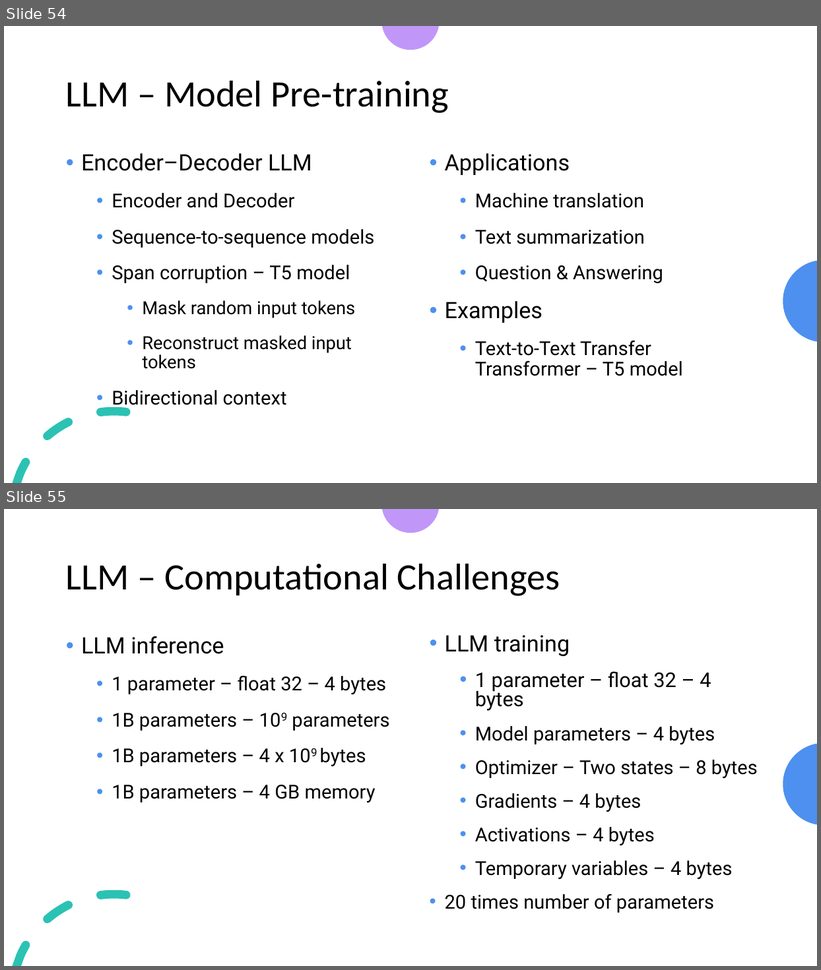
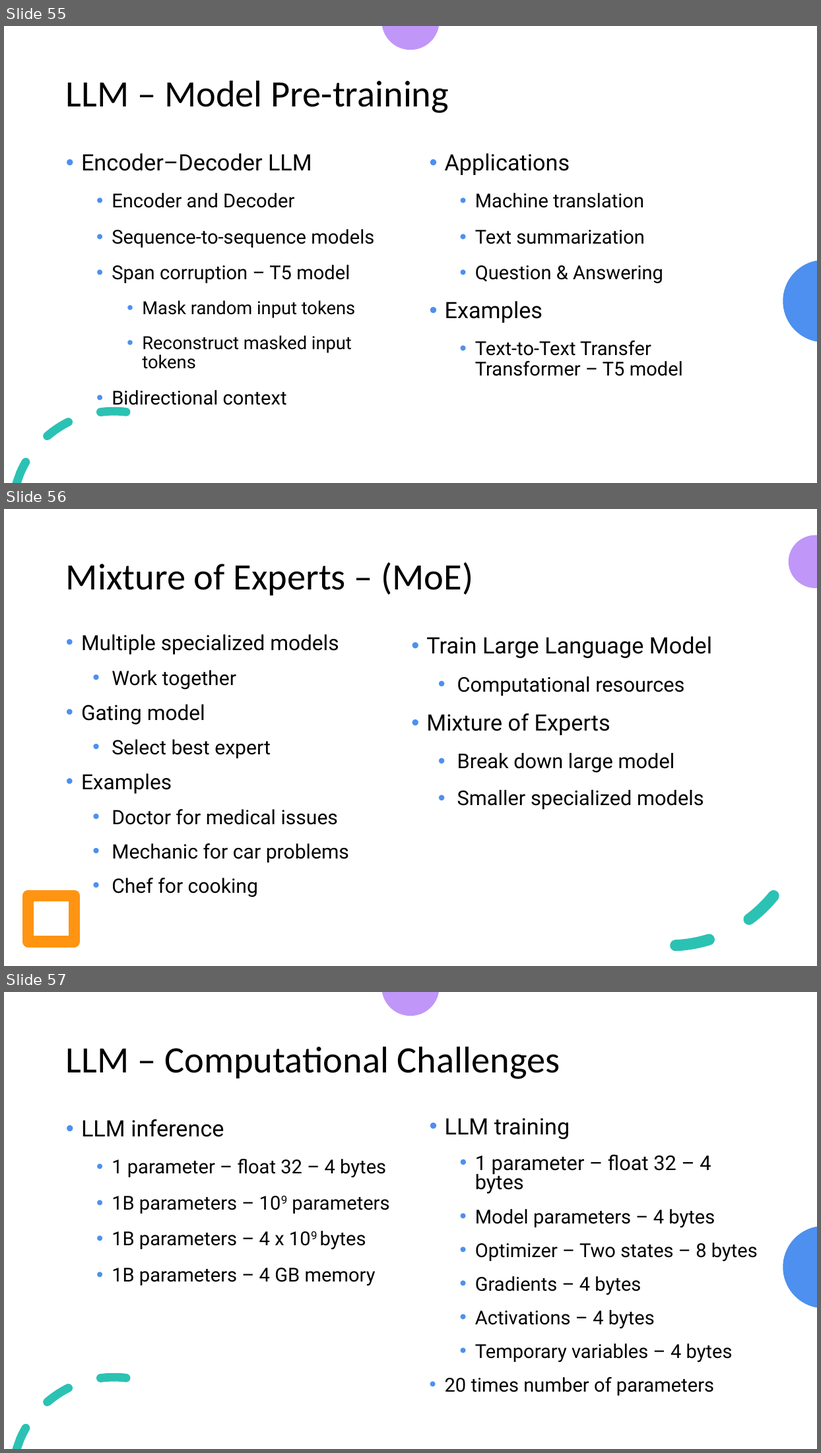
Before and after one commit to look4pritam/LargeLanguageModels, a slide deck: Presentations/IUAC-2024/Introduction_to_Large_Language_Models-From_Foundation_to_Real_World_Applications.pptx. Shown one above the other, each under a label of ours: slides 54 and 55 before the commit, slides 55, 56 and 57 after it. The pictures are 821x970 and 821x1453 pixels, drawn with LibreOffice and Linux fonts; fonts in the diff are those of the drawing. Boxes give left, top, right and bottom in pixels: in the first picture for what was removed or moved away, otherwise in the second. Text is boxed around its words. In the diff, an @@ line names an element or a change of style, - is before the commit and + after.

```diff
--- a/Presentations/IUAC-2024/Introduction_to_Large_Language_Models-From_Foundation_to_Real_World_Applications.pptx
+++ b/Presentations/IUAC-2024/Introduction_to_Large_Language_Models-From_Foundation_to_Real_World_Applications.pptx
@@ slide 56 added at <box>4,509,817,966</box>, background #FFFFFF @@
@@ freeform shape added at <box>789,535,817,588</box>, fill #C097F8 @@
@@ title added at <box>66,562,474,595</box>, 33 pt, text #000000 @@
+Mixture of Experts – (MoE)
@@ text added at <box>81,634,349,898</box>, 17.6 pt, text #000000 @@
+  • Multiple specialized models
+    • Work together
+  • Gating model
+    • Select best expert
+  • Examples
+    • Doctor for medical issues
+    • Mechanic for car problems
+    • Chef for cooking
@@ text added at <box>426,636,712,810</box>, 18 pt, text #000000 @@
+  • Train Large Language Model
+    • Computational resources
+  • Mixture of Experts
+    • Break down large model
+    • Smaller specialized models
@@ arc (boxed as its full ellipse) added at <box>529,672,809,953</box>, outline #2BC2B4 10 pt dashed @@
@@ rectangle added at <box>28,896,75,943</box>, outline #FF9413 10 pt @@
@@ what was slide 54 is now slide 55 @@
@@ what was slide 55 is now slide 57 @@
```
Also in this commit, not shown: 1 other slide added.
